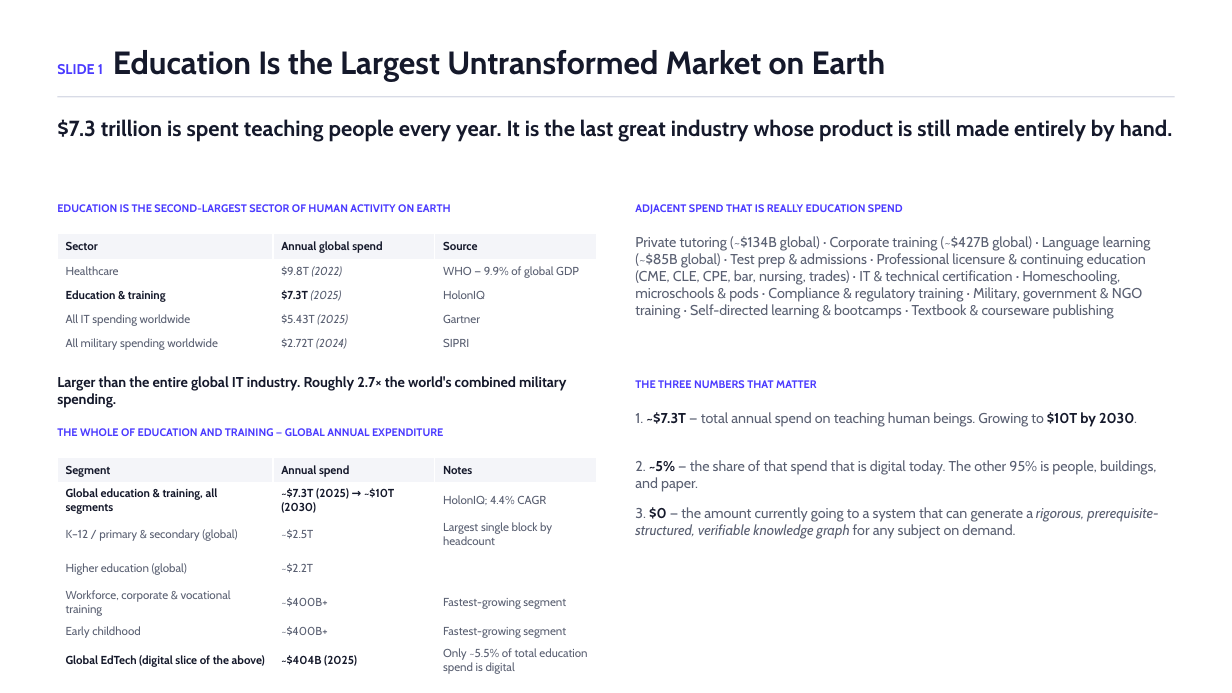
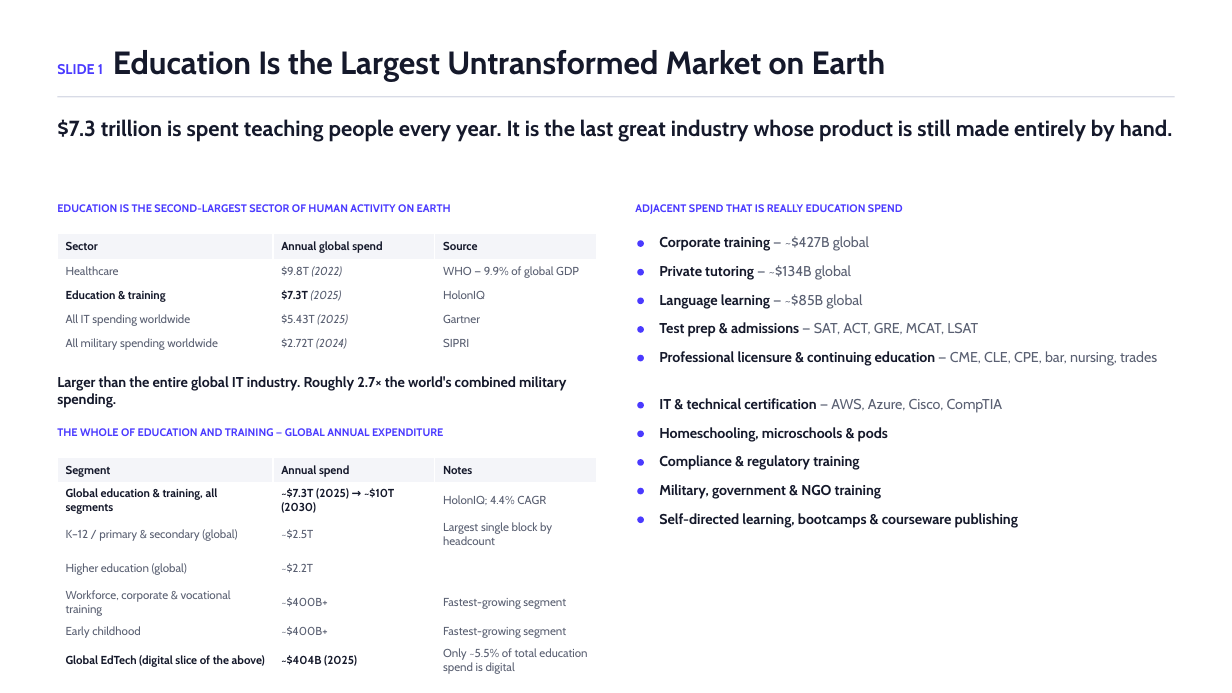
Before and after one commit to ChuckIrvine/qlaudia, a slide deck: slide 2 of pitch_deck/qlaudia_pitch_deck.pptx. Drawn at 1232x693 pixels with LibreOffice and Linux fonts; fonts in the diff are those of the drawing. Boxes give left, top, right and bottom in pixels: in the first picture for what was removed or moved away, otherwise in the second. Text is boxed around its words. In the diff, an @@ line names an element or a change of style, - is before the commit and + after.

```diff
--- a/pitch_deck/qlaudia_pitch_deck.pptx
+++ b/pitch_deck/qlaudia_pitch_deck.pptx
@@ text removed at (635,236,1151,319) @@
-Private tutoring (~$134B global) · Corporate training (~$427B global) · Language learning (~$85B global) · Test prep & admissions · Professional licensure & continuing education (CME, CLE, CPE, bar, nursing, trades) · IT & technical certification · Homeschooling, microschools & pods · Compliance & regulatory training · Military, government & NGO training · Self-directed learning & bootcamps · Textbook & courseware publishing
@@ text added at (659,236,869,251), 11.1 pt, text #15192B, bold @@
+Corporate training — ~$427B global
@@ ellipse added at (638,240,644,247), fill #4A3AFF @@
@@ ellipse added at (638,269,644,275), fill #4A3AFF @@
@@ text added at (659,265,851,280), 11.1 pt, text #15192B, bold @@
+Private tutoring — ~$134B global
@@ ellipse added at (638,298,644,304), fill #4A3AFF @@
@@ text added at (659,294,862,308), 11.1 pt, text #15192B, bold @@
+Language learning — ~$85B global
@@ ellipse added at (638,326,644,333), fill #4A3AFF @@
@@ text added at (659,322,978,337), 11.1 pt, text #5A6072 @@
+Test prep & admissions — SAT, ACT, GRE, MCAT, LSAT
@@ ellipse added at (638,355,644,361), fill #4A3AFF @@
@@ text added at (659,351,1157,366), 11.1 pt, text #15192B, bold @@
+Professional licensure & continuing education — CME, CLE, CPE, bar, nursing, trades
@@ text removed at (635,380,817,388) @@
-THE THREE NUMBERS THAT MATTER
@@ text removed at (635,412,1137,427) @@
-1. ~$7.3T — total annual spend on teaching human beings. Growing to $10T by 2030.
@@ ellipse added at (638,402,644,409), fill #4A3AFF @@
@@ text added at (659,398,1002,413), 11.1 pt, text #15192B, bold @@
+IT & technical certification — AWS, Azure, Cisco, CompTIA
@@ ellipse added at (638,431,644,437), fill #4A3AFF @@
@@ text added at (659,427,888,441), 11.1 pt, text #15192B, bold @@
+Homeschooling, microschools & pods
@@ text removed at (635,460,1156,491) @@
-2. ~5% — the share of that spend that is digital today. The other 95% is people, buildings, and paper.
@@ ellipse added at (638,459,644,466), fill #4A3AFF @@
@@ text added at (659,455,859,470), 11.1 pt, text #15192B, bold @@
+Compliance & regulatory training
@@ text removed at (635,507,1158,538) @@
-3. $0 — the amount currently going to a system that can generate a rigorous, prerequisite-structured, verifiable knowledge graph for any subject on demand.
@@ ellipse added at (638,488,644,494), fill #4A3AFF @@
@@ text added at (659,484,881,499), 11.1 pt, text #15192B, bold @@
+Military, government & NGO training
@@ ellipse added at (638,517,644,523), fill #4A3AFF @@
@@ text added at (659,513,1018,527), 11.1 pt, text #15192B, bold @@
+Self-directed learning, bootcamps & courseware publishing
```
Also in this commit, not shown: 5 other slides changed, 5 slides added, 2 slides removed, 2 other files.
